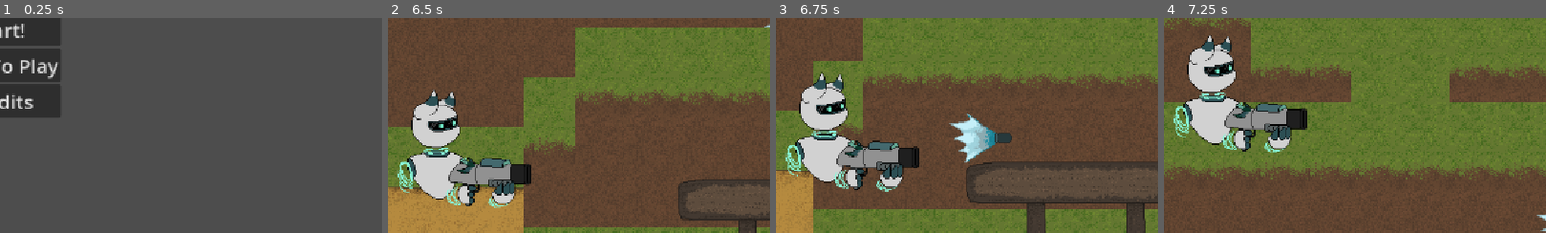
Above: before the commit, frames 1-4 (left to right).
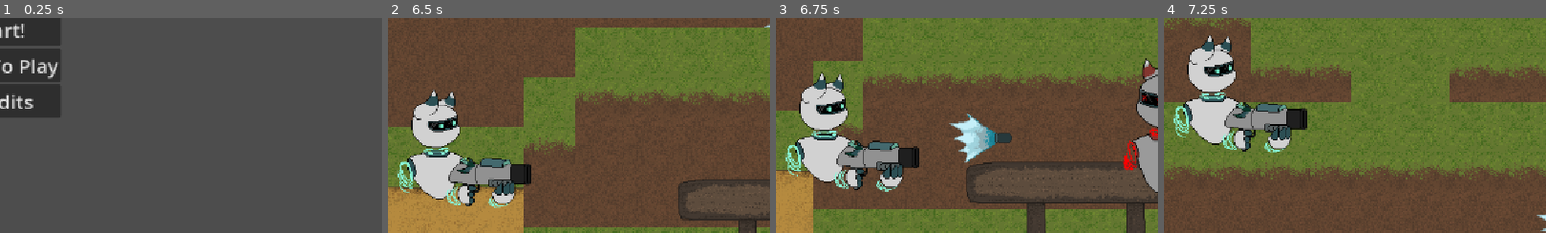
Above: after the commit, the same moments.

Repository: Dekoder-py/DaydreamProject
Game: Godot game, scene res://scenes/start_menu.tscn
The game is run twice, just before and just after one commit, with the same random seed, the same clock (stepped at 60 frames per second) and the same inputs. Sound files missing from this copy of the repository are replaced by a short silence.
Inputs:
- Up to frame 1 (0.25 s): no input
- Up to frame 2 (6.5 s): click "Start!" at 0.5 s; tap Enter (shoot) at 1.25, 1.35, 2.1, 2.85, 3.6, 4.35, 5.1, 5.85 s; hold D (right) 1.28-2.78 s; tap W (jump) at 1.52, 2.27, 3.77, 4.52, 5.27 s; hold A (left) 2.78-5.03 s; hold D (right) from 5.03 s (still down)
- Up to frame 3 (6.75 s): keep holding D (right); tap Enter (shoot) at 6.6 s
- Up to frame 4 (7.25 s): keep holding D (right); tap W (jump) at 6.77 s
The pictures show only the part of the screen within x 50-100%, y 24-74%; the shares and areas given below are measured in that part.

Frames 1-2 are identical in both runs. In frame 3, 2.9% of the frame differs, in the area x 90-100%, y 18-82%; in frame 4, nothing differs.

Commit message:
set bullet to despawn after 1 second

Diff:
--- a/scenes/bullet.tscn
+++ b/scenes/bullet.tscn
@@ -11,7 +11,6 @@
 script = ExtResource("2_eoqba")
 
 [node name="Timer" type="Timer" parent="."]
-wait_time = 3.0
 
 [node name="Area2D" type="Area2D" parent="."]
 collision_mask = 4
--- a/scripts/bullet.gd
+++ b/scripts/bullet.gd
@@ -20,7 +20,7 @@
 
 
 func _on_timer_timeout() -> void:
-	pass
+	queue_free()
 
 
 
